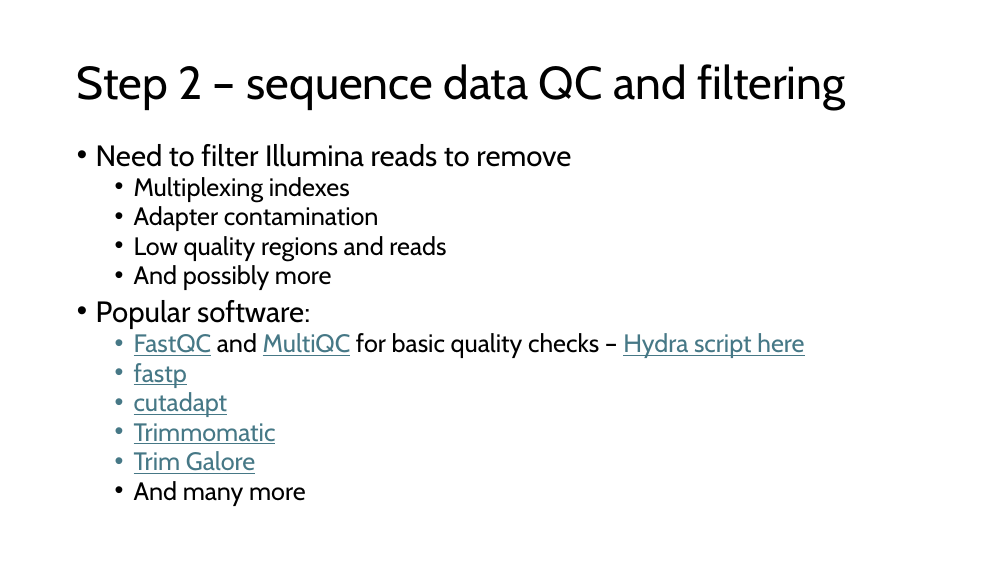
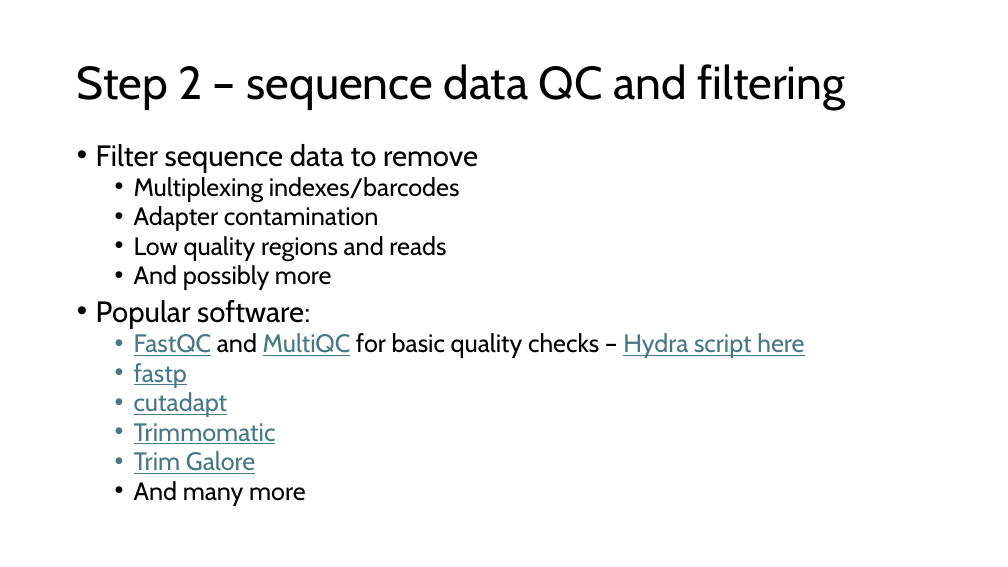
Before and after one commit to SmithsonianWorkshops/MitoPilot_workshop_2025, a slide deck: slide 10 of pdfs/Mitogenome_intro.pptx. Drawn at 1008x567 pixels with LibreOffice and Linux fonts; fonts in the diff are those of the drawing. Boxes give left, top, right and bottom in pixels: in the first picture for what was removed or moved away, otherwise in the second. Text is boxed around its words. In the diff, an @@ line names an element or a change of style, - is before the commit and + after.

```diff
--- a/pdfs/Mitogenome_intro.pptx
+++ b/pdfs/Mitogenome_intro.pptx
@@ text at box(96, 144, 478, 202): text changed; size 28 to 24 pt @@
-• Need to filter Illumina reads to remove
-  • Multiplexing indexes
+• Filter sequence data to remove
+  • Multiplexing indexes/barcodes
```
Also in this commit, not shown: 4 other slides changed, 50 other files.
